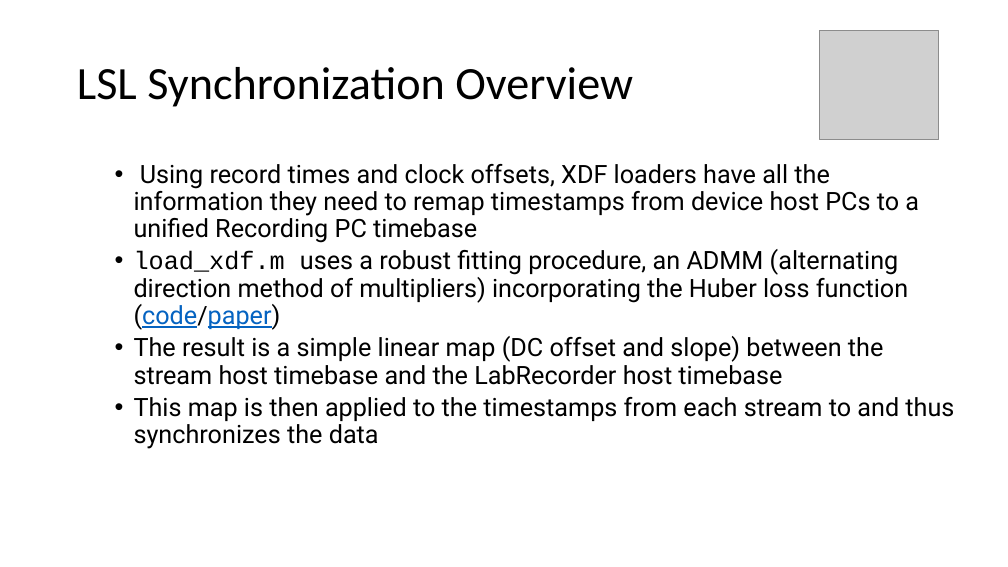
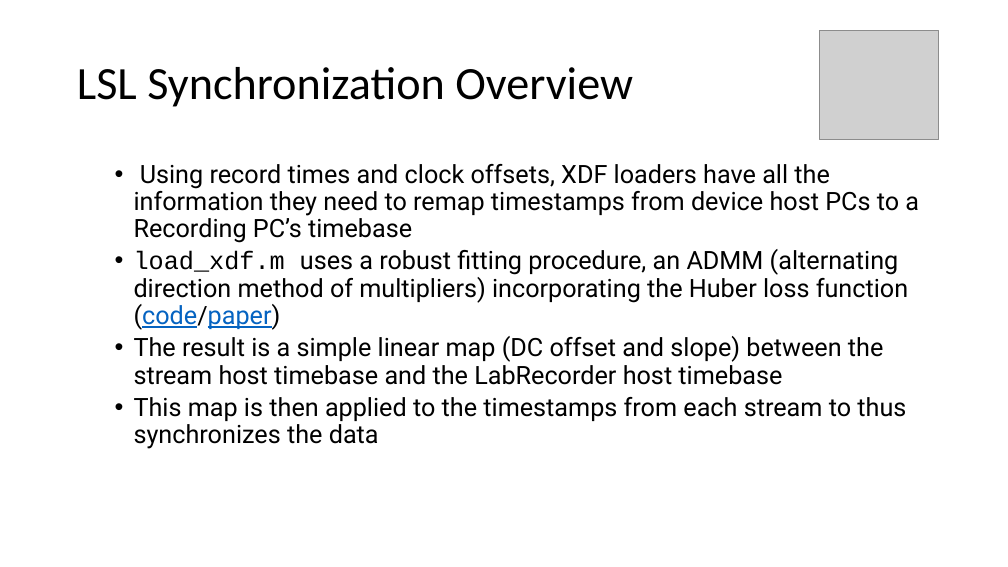
Before and after one commit to Diademics-Pty-Ltd/EEGLABWorkshop2021, a slide deck: slide 6 of 20210615-EEGLAB_workshop.pptx. Drawn at 1008x567 pixels with LibreOffice and Linux fonts; fonts in the diff are those of the drawing; grey boxes stand for pictures. Boxes give left, top, right and bottom in pixels: in the first picture for what was removed or moved away, otherwise in the second. Text is boxed around its words. In the diff, an @@ line names an element or a change of style, - is before the commit and + after.

```diff
--- a/20210615-EEGLAB_workshop.pptx
+++ b/20210615-EEGLAB_workshop.pptx
@@ text at [134,164,919,243]: text changed @@
-  • Using record times and clock offsets, XDF loaders have all the information they need to remap timestamps from device host PCs to a unified Recording PC timebase
+  • Using record times and clock offsets, XDF loaders have all the information they need to remap timestamps from device host PCs to a Recording PC’s timebase
@@ text at [134,397,906,449]: text changed @@
-  • This map is then applied to the timestamps from each stream to and thus synchronizes the data
+  • This map is then applied to the timestamps from each stream to thus synchronizes the data
```
Also in this commit, not shown: 5 other slides changed, 2 other files.
